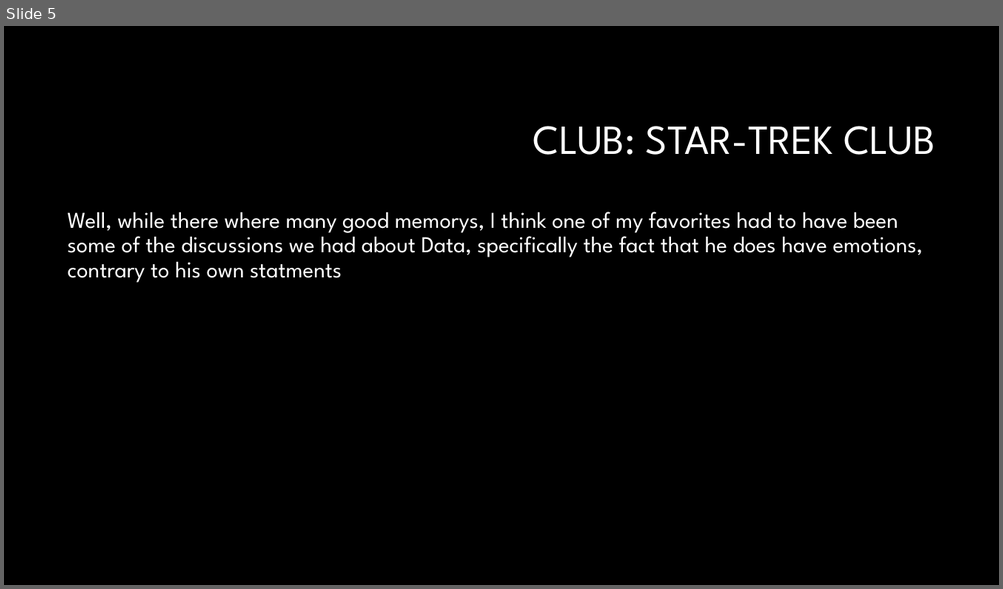
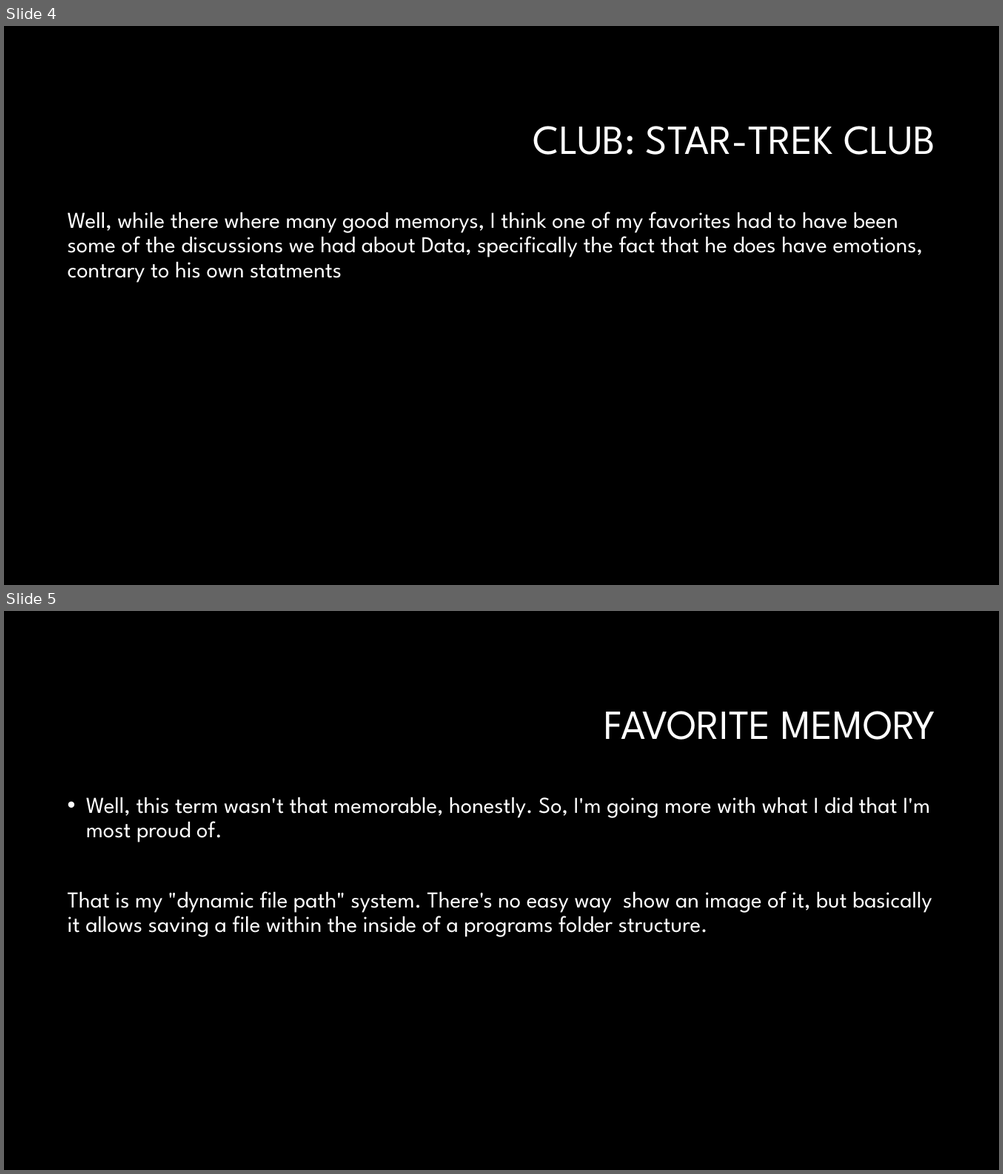
Before and after one commit to CTH-npitx/Presentations, a slide deck: Current Presentation/Spring 2026.pptx. Shown one above the other, each under a label of ours: slide 5 before the commit, slides 4 and 5 after it. The pictures are 1003x589 and 1003x1174 pixels, drawn with LibreOffice and Linux fonts; fonts in the diff are those of the drawing; background and template pictures are left out. Boxes give left, top, right and bottom in pixels: in the first picture for what was removed or moved away, otherwise in the second. Text is boxed around its words. In the diff, an @@ line names an element or a change of style, - is before the commit and + after.

```diff
--- a/Current Presentation/Spring 2026.pptx
+++ b/Current Presentation/Spring 2026.pptx
@@ slide 5 added at <box>4,611,999,1170</box>, background #000000 @@
@@ title added at <box>603,711,935,740</box>, 40 pt, text #FFFFFF @@
+FAVORITE MEMORY
@@ text added at <box>68,797,931,937</box>, 22 pt, text #FFFFFF @@
+• Well, this term wasn't that memorable, honestly. So, I'm going more with what I did that I'm most proud of.
+That is my "dynamic file path" system. There's no easy way show an image of it, but basically it allows saving a file within the inside of a programs folder structure.
@@ what was slide 5 is now slide 4 @@
```
Also in this commit, not shown: 1 slide removed.
